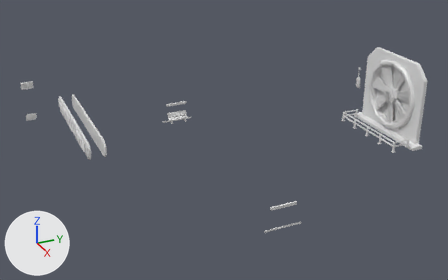
The FBX model art-source/lobby/Exports/SW1_Props.fbx: old version first, new version second.
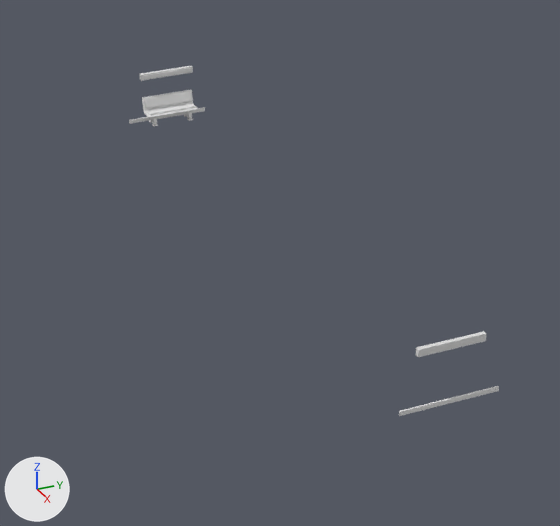
There are two pictures of each version: one whole from a 50 mm lens placed at (143.9, -10.8, 79.6), pointed at (0.2, 53.9, 7.8), one close up on the part from 25% to 72% of the width and 27% to 98% of the height. Every picture has the same lights, and +X, +Y and +Z are marked at lower left. The last two pictures show the newer version.

In view in the first close-up: 'Props_0312_SeatPad', 'Props_0334_Graphite' and 4 more.
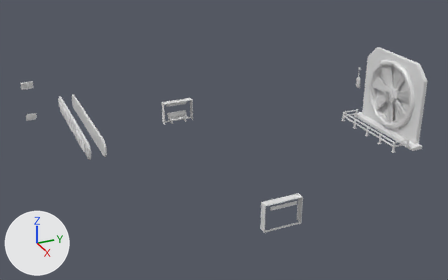
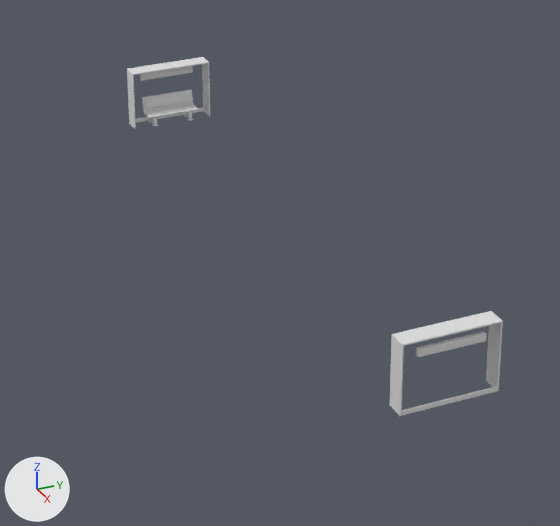
The change, as JSON lines over the scene's bpy script:
```json
{"op": "add", "block": "me_props_0040_charcoal_001", "code": ["me_props_0040_charcoal_001 = bpy.data.meshes.new('Props_0040_Charcoal.001')", "me_props_0040_charcoal_001.from_pydata(...)  # 48 vertices, 50 faces; spans x -36.0..-34.0, y 48.0..58.0, z 0.0..7.25", "me_props_0040_charcoal_001.materials.append(mat_charcoal)  # white #e7e7e7"]}
{"op": "add", "block": "me_props_0058_charcoal_001", "code": ["me_props_0058_charcoal_001 = bpy.data.meshes.new('Props_0058_Charcoal.001')", "me_props_0058_charcoal_001.from_pydata(...)  # 48 vertices, 50 faces; spans x 34.0..36.0, y 48.0..58.0, z 0.0..7.25", "me_props_0058_charcoal_001.materials.append(mat_charcoal)  # white #e7e7e7"]}
{"op": "add", "block": "ob_props_0040_charcoal", "code": ["ob_props_0040_charcoal = bpy.data.objects.new('Props_0040_Charcoal', me_props_0040_charcoal_001)", "ob_props_0040_charcoal.location = (0.0, 0.0, 0.0)"]}
{"op": "add", "block": "ob_props_0058_charcoal", "code": ["ob_props_0058_charcoal = bpy.data.objects.new('Props_0058_Charcoal', me_props_0058_charcoal_001)", "ob_props_0058_charcoal.location = (0.0, 0.0, 0.0)"]}
```

Where the change shows, as pixel boxes (x1, y1, x2, y2) in the close-ups (560 x 526 px):
```json
{"object": "Props_0058_Charcoal", "change": "added", "after": [390, 311, 503, 416]}
{"object": "Props_0040_Charcoal", "change": "added", "after": [127, 57, 210, 129]}
```
